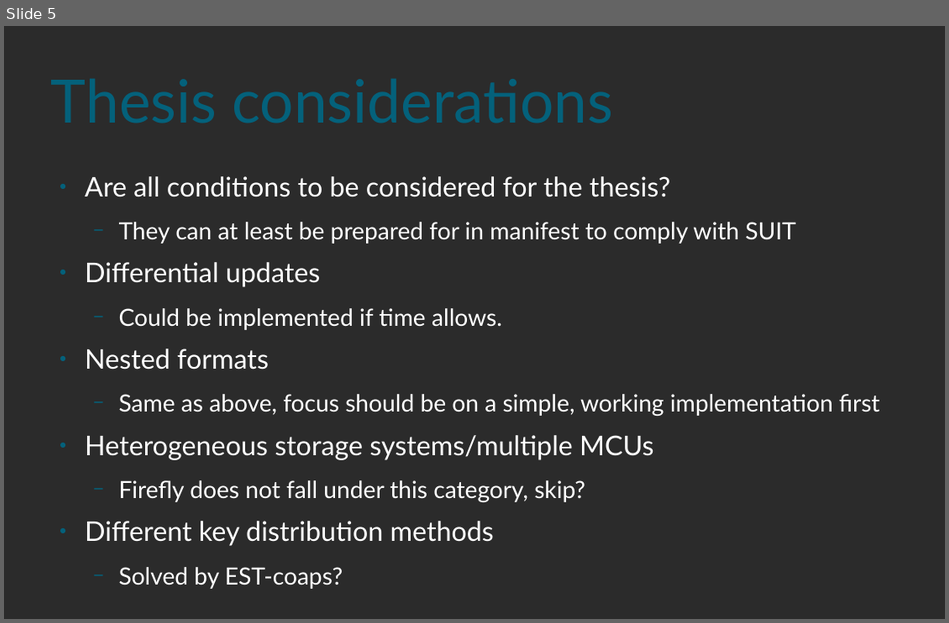
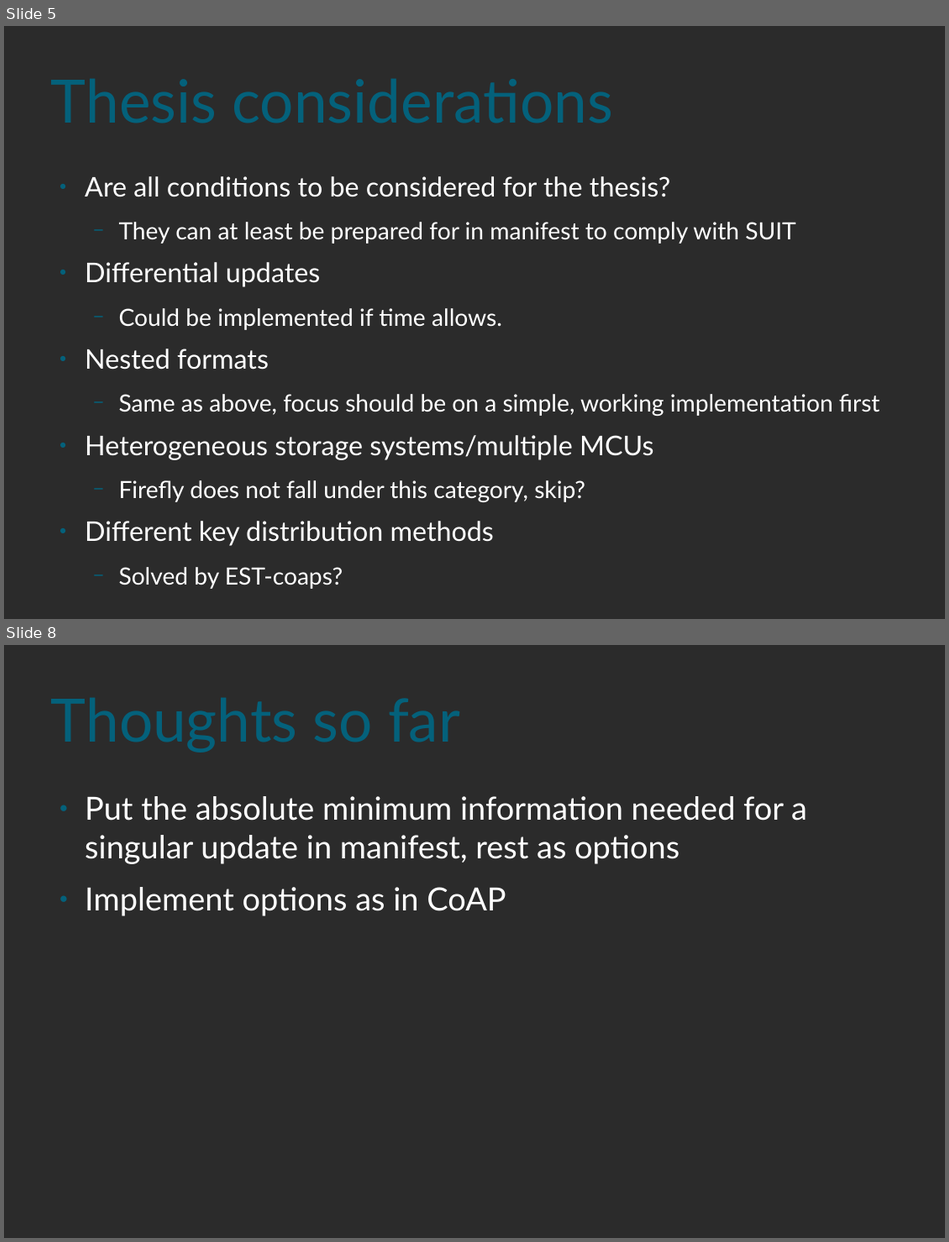
Before and after one commit to SimonCarlson/thesis, a slide deck: suit-presentation.odp. Shown one above the other, each under a label of ours: slide 5 before the commit, slides 5 and 8 after it; the slides between them are not shown. The pictures are 949x623 and 949x1242 pixels, drawn with LibreOffice and Linux fonts; fonts in the diff are those of the drawing; background and template pictures are left out; a plain dark background stands for a picture behind light text. Boxes give left, top, right and bottom in pixels: in the first picture for what was removed or moved away, otherwise in the second. Text is boxed around its words. In the diff, an @@ line names an element or a change of style, - is before the commit and + after.

Commit message:
Added small sentence on my thoughts

```diff
--- a/suit-presentation.odp
+++ b/suit-presentation.odp
@@ slide 8 added at [4, 645, 945, 1238], background picture (left out) @@
@@ title added at [51, 669, 899, 768], 60 pt, text #04617B @@
+Thoughts so far
@@ text added at [85, 796, 807, 916], 32 pt, text #FFFFFF @@
+● Put the absolute minimum information needed for a singular update in manifest, rest as options
+● Implement options as in CoAP
```
Also in this commit, not shown: 2 slides changed.
